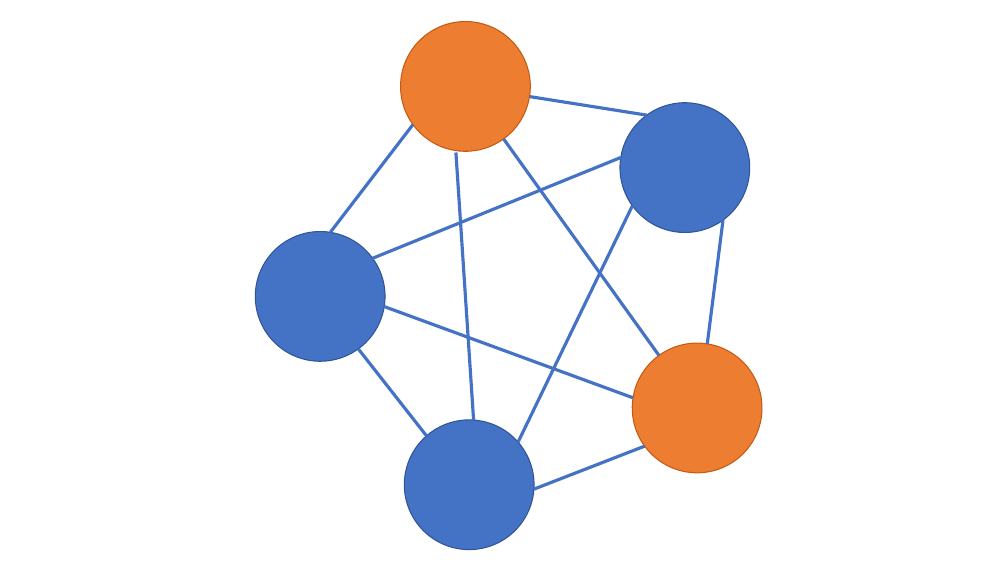
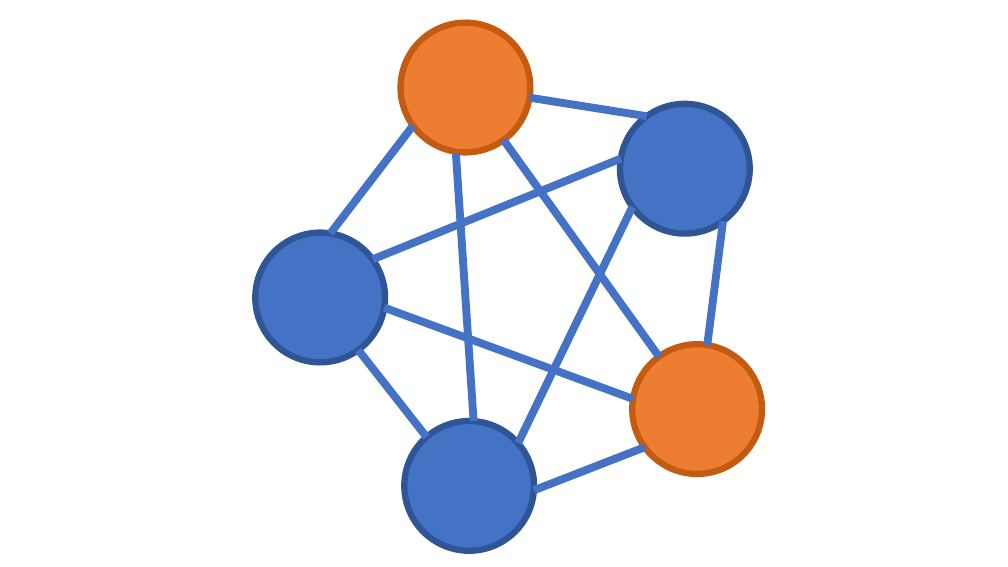
Before and after one commit to tom6311tom6311/FileFarmClient, a slide deck: slide 1 of src/assets/icon/icon.pptx. Drawn at 1008x567 pixels with LibreOffice and Linux fonts; fonts in the diff are those of the drawing. Boxes give left, top, right and bottom in pixels: in the first picture for what was removed or moved away, otherwise in the second. Text is boxed around its words. In the diff, an @@ line names an element or a change of style, - is before the commit and + after.

```diff
--- a/src/assets/icon/icon.pptx
+++ b/src/assets/icon/icon.pptx
@@ ellipse at <box>375,0,557,179</box>: outline #C55A11 1 pt to #C55A11 6 pt @@
@@ line (529, 98) - (647, 116): stroke #4472C4 3 pt to #4472C4 7.5 pt @@
@@ line (330, 234) - (413, 126): stroke #4472C4 3 pt to #4472C4 7.5 pt @@
@@ line (659, 357) - (504, 140): stroke #4472C4 3 pt to #4472C4 7.5 pt @@
@@ line (621, 159) - (373, 259): stroke #4472C4 3 pt to #4472C4 7.5 pt @@
@@ line (456, 154) - (473, 421): stroke #4472C4 3 pt to #4472C4 7.5 pt @@
@@ line (633, 207) - (518, 443): stroke #4472C4 3 pt to #4472C4 7.5 pt @@
@@ line (708, 345) - (723, 222): stroke #4472C4 3 pt to #4472C4 7.5 pt @@
@@ line (633, 399) - (384, 308): stroke #4472C4 3 pt to #4472C4 7.5 pt @@
@@ ellipse at <box>606,318,788,500</box>: outline #C55A11 1 pt to #C55A11 6 pt @@
@@ line (426, 437) - (358, 350): stroke #4472C4 3 pt to #4472C4 7.5 pt @@
@@ outline #2F5597 1 pt to #2F5597 6 pt in 3 elements at <box>594,78,776,259</box>, <box>230,207,411,389</box>, <box>378,394,561,567</box> @@
@@ line (645, 448) - (534, 491): stroke #4472C4 3 pt to #4472C4 7.5 pt @@
```
Also in this commit, not shown: 1 slide added, 4 other files.
